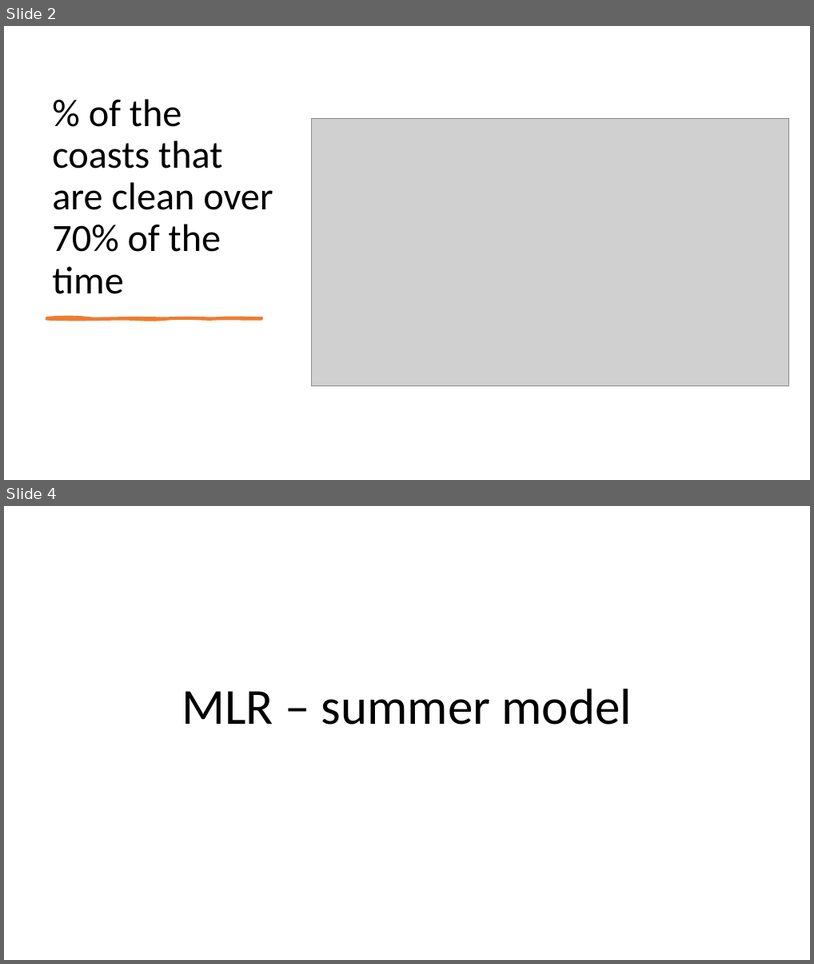
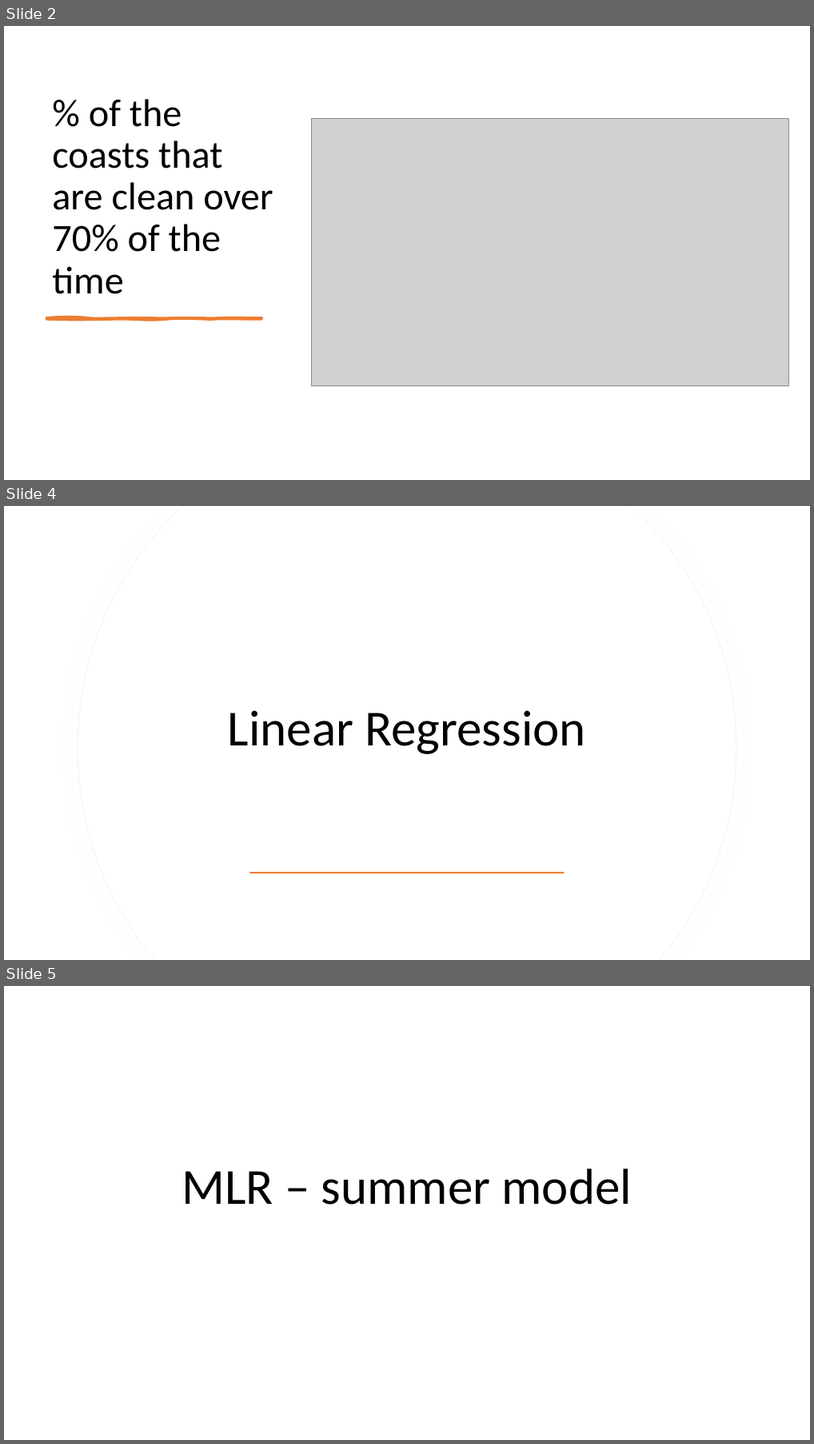
Before and after one commit to LiaCohn/clean-coasts, a slide deck: models/models.pptx. Shown one above the other, each under a label of ours: slides 2 and 4 before the commit, slides 2, 4 and 5 after it; the slides between them are not shown. The pictures are 814x964 and 814x1444 pixels, drawn with LibreOffice and Linux fonts; fonts in the diff are those of the drawing; grey boxes stand for pictures. Boxes give left, top, right and bottom in pixels: in the first picture for what was removed or moved away, otherwise in the second. Text is boxed around its words. In the diff, an @@ line names an element or a change of style, - is before the commit and + after.

```diff
--- a/models/models.pptx
+++ b/models/models.pptx
@@ slide 4 added at [4, 506, 810, 960], background #FFFFFF @@
@@ freeform shape added at [78, 506, 738, 960], fill #FFFFFF, outline #EFEFEF 0.75 pt @@
@@ freeform shape added at [78, 506, 737, 960], fill #FFFFFF @@
@@ title added at [228, 710, 586, 754], 60 pt, text #000000 @@
+Linear Regression
@@ rectangle added at [250, 872, 565, 873], fill #ED7D31 @@
@@ what was slide 4 is now slide 5 @@
```
Also in this commit, not shown: 12 slides changed, 2 other slides added, 1 slide removed, 3 other files.
